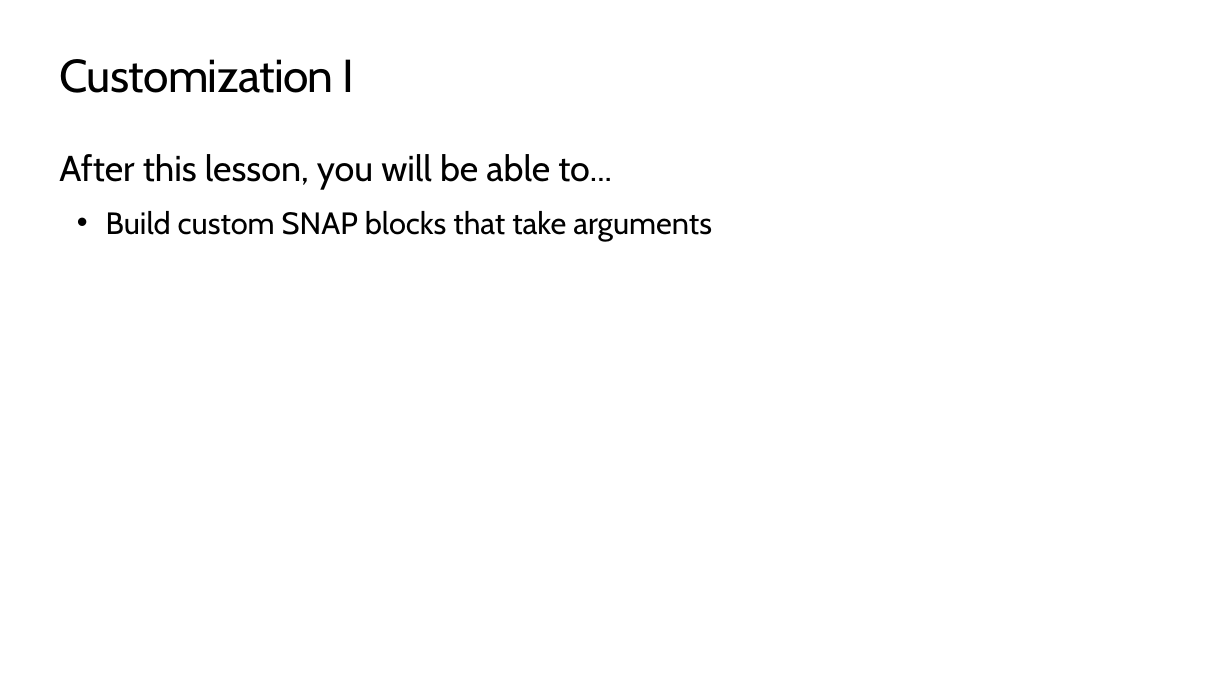
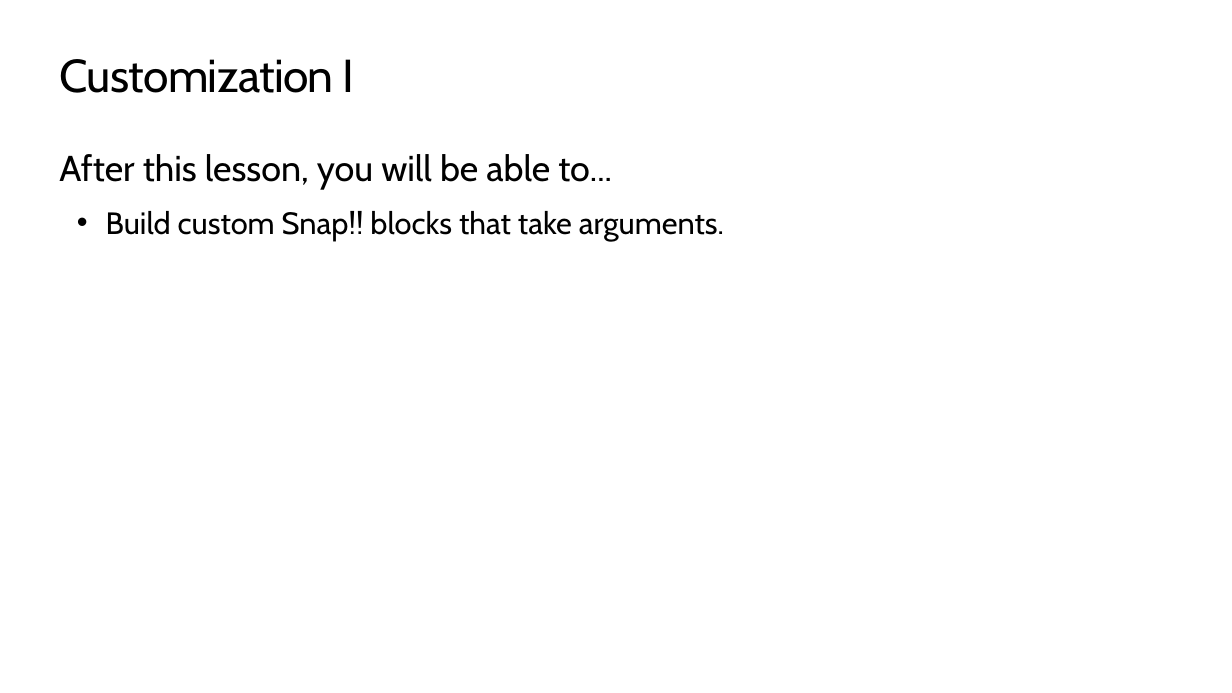
Before and after one commit to TEALSK12/introduction-to-computer-science, a slide deck: slide 2 of slidedecks/TEALS SNAP 3.3.pptx. Drawn at 1232x693 pixels with LibreOffice and Linux fonts; fonts in the diff are those of the drawing; background and template pictures are left out. Boxes give left, top, right and bottom in pixels: in the first picture for what was removed or moved away, otherwise in the second. Text is boxed around its words. In the diff, an @@ line names an element or a change of style, - is before the commit and + after.

```diff
--- a/slidedecks/TEALS SNAP 3.3.pptx
+++ b/slidedecks/TEALS SNAP 3.3.pptx
@@ text at [106,211,724,241]: text changed @@
-• Build custom SNAP blocks that take arguments
+• Build custom Snap!! blocks that take arguments.
```
Also in this commit, not shown: 3 other slides changed, 18 other files.
